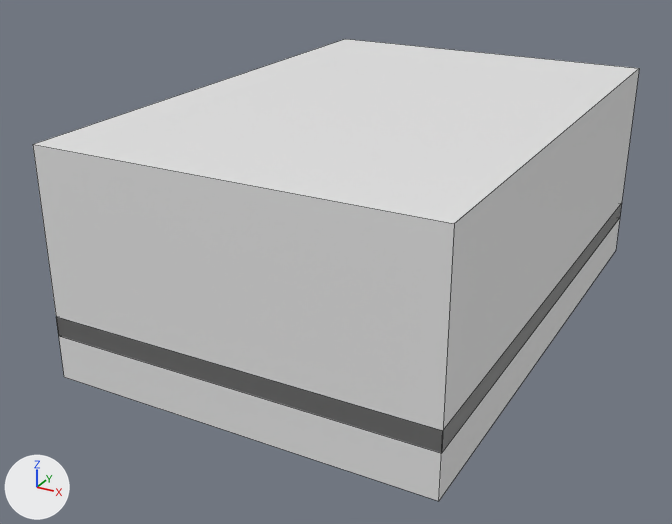
The Blender file webduino-v1-case.blend: old version first, new version second.
One viewpoint serves both versions: a camera (50 mm lens) standing at (0.0504, -0.1034, 0.0568) and looking at (-0.0034, -0.0056, 0.0079). The axes (+X, +Y, +Z) are drawn at lower left. The lights are the same throughout. Mesh edges are drawn as thin lines.

Objects in the first picture: 'Base', 'Roof'.
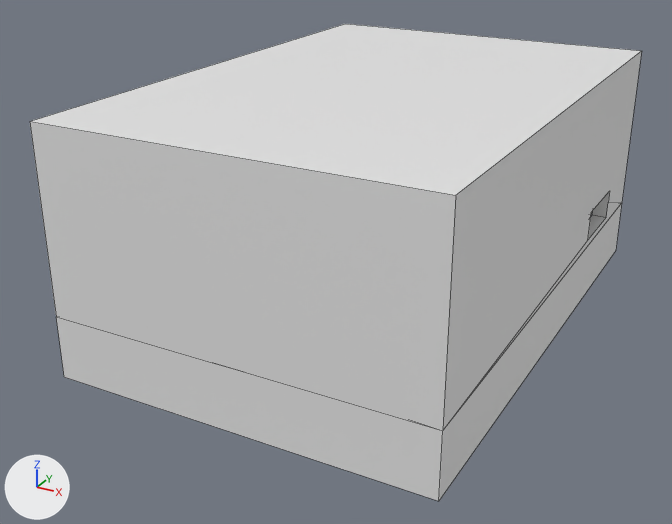
Location of each change, [x1, y1, x2, y2] in pixels of the pictures (672 x 524 px):
'Roof', moved, modifiers changed: before [33, 39, 639, 451]; after [30, 24, 642, 431]
'Base', modifiers changed: [56, 203, 622, 501] in both

The change in detail:
Mesh me_cube_1 is new.
It is a box spanning x -0.005..0.005, y -0.005..0.005, z -0.002..0.002.
Object 'Roof' (ob_roof) moves from (0.0, 0.0, 0.017) to (0.0, 0.0, 0.0195).
Object 'Roof' (ob_roof) gains a BOOLEAN modifier named 'Micro-Usb'.
Modifier setting: object = ob_micro_usb.
Modifier setting: solver = 'FLOAT'.
Object 'Roof' (ob_roof) gains a BOOLEAN modifier named 'Line-hole'.
Modifier setting: object = ob_cube_001.
Modifier setting: solver = 'FLOAT'.
Object 'Base' (ob_base) gains a BOOLEAN modifier named 'Micro-usb'.
Modifier setting: object = ob_micro_usb.
Modifier setting: solver = 'FLOAT'.
Object 'Base' (ob_base) gains a BOOLEAN modifier named 'Line-hole'.
Modifier setting: object = ob_cube_001.
Modifier setting: solver = 'FLOAT'.
Object 'Micro-usb' (ob_micro_usb) is new; it shows me_cube_1.
Its location is (0.0213, 0.02, 0.011).
Its hide viewport is True.
